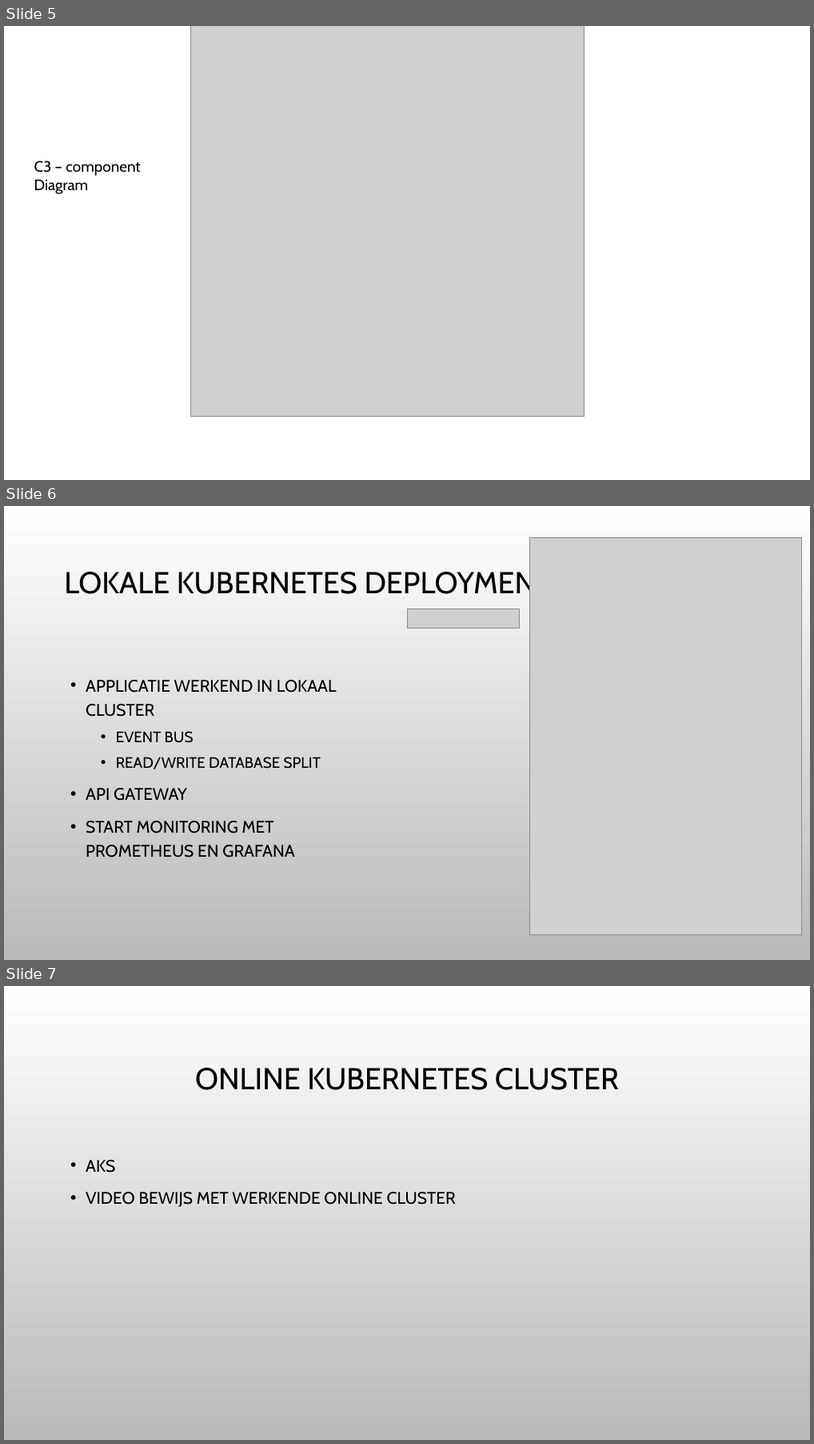
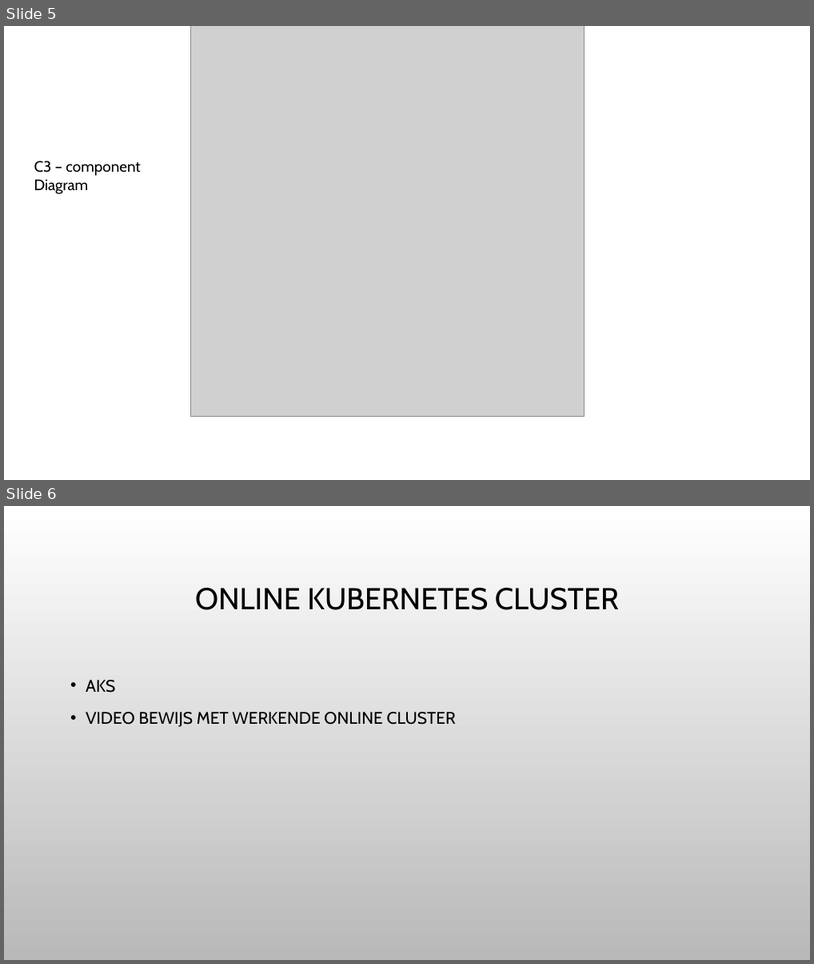
Before and after one commit to Fontys-ICT-Software-Engineering/Kwetter-semester-6, a slide deck: Documentatie/Sprint 4/sprint 4 presentation.pptx. Shown one above the other, each under a label of ours: slides 5, 6 and 7 before the commit, slides 5 and 6 after it. The pictures are 814x1444 and 814x964 pixels, drawn with LibreOffice and Linux fonts; fonts in the diff are those of the drawing; grey boxes stand for pictures; background and template pictures are left out. Boxes give left, top, right and bottom in pixels: in the first picture for what was removed or moved away, otherwise in the second. Text is boxed around its words. In the diff, an @@ line names an element or a change of style, - is before the commit and + after.

```diff
--- a/Documentatie/Sprint 4/sprint 4 presentation.pptx
+++ b/Documentatie/Sprint 4/sprint 4 presentation.pptx
@@ slide 6 removed at <box>4,506,810,960</box>, background picture (left out) @@
@@ picture removed at <box>530,537,802,934</box> @@
@@ title removed at <box>64,568,553,600</box> @@
-LOKALE KUBERNETES DEPLOYMENT
@@ picture removed at <box>407,609,520,629</box> @@
@@ text removed at <box>86,680,337,857</box> @@
-• APPLICATIE WERKEND IN LOKAAL CLUSTER
-  • EVENT BUS
-  • READ/WRITE DATABASE SPLIT
-• API GATEWAY
-• START MONITORING MET PROMETHEUS EN GRAFANA
@@ what was slide 7 is now slide 6 @@
```
Also in this commit, not shown: 1 slide changed, 3 slides added, 1 other slide removed, 12 other files.
